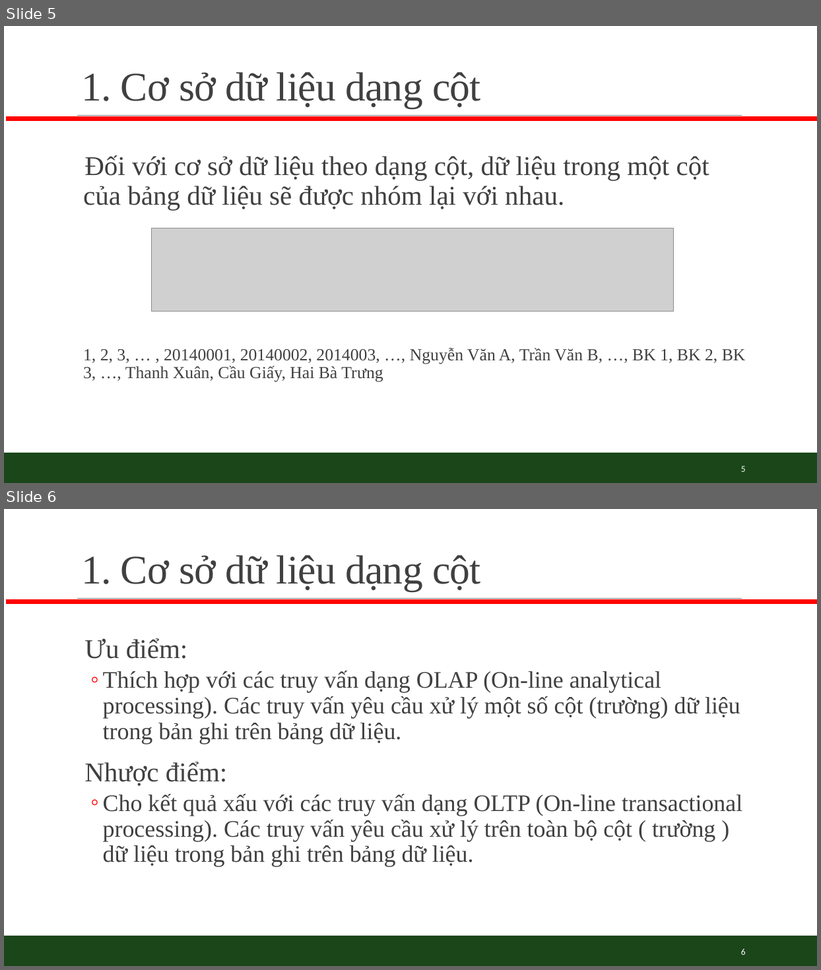
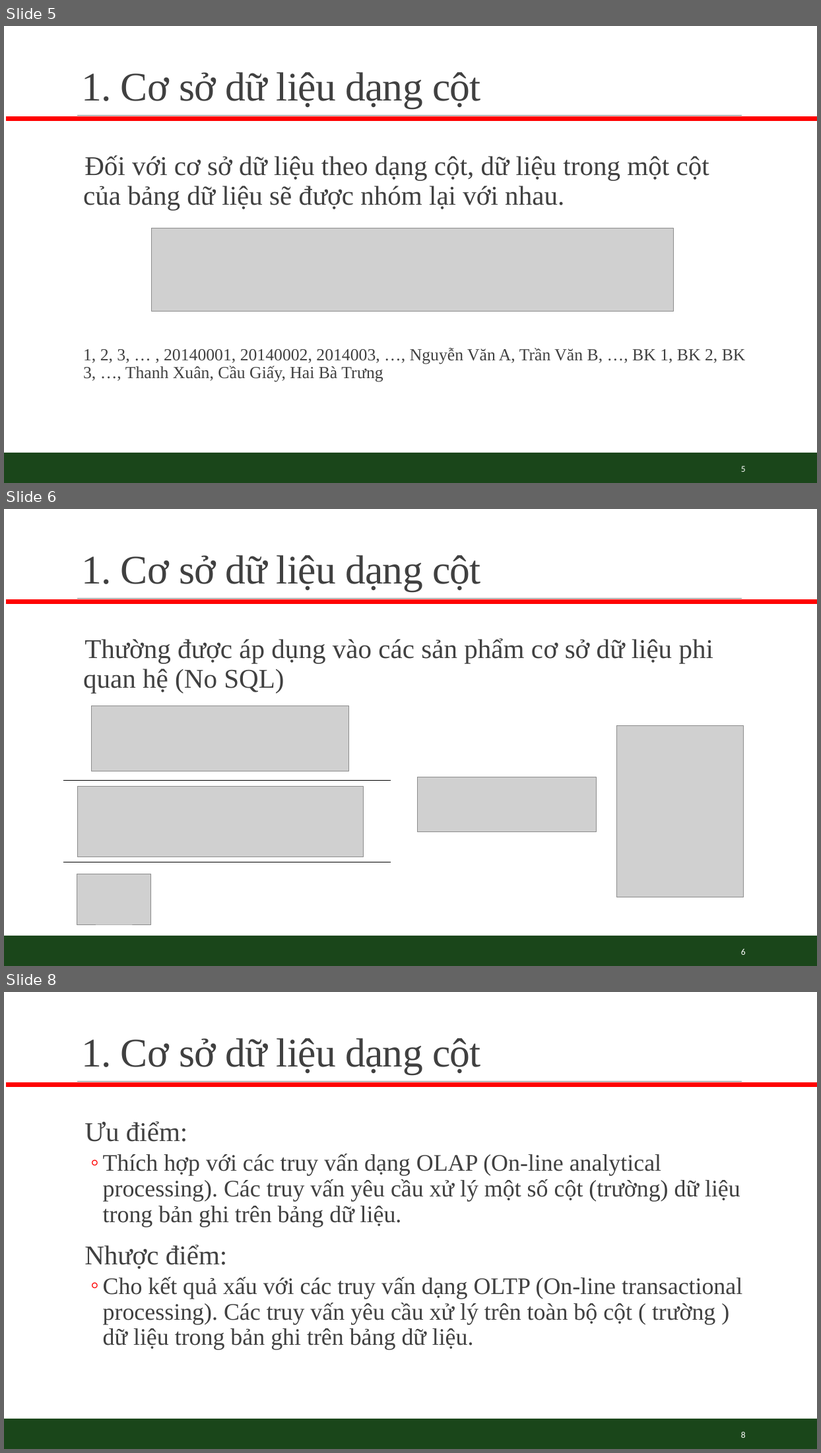
Before and after one commit to dangviethung096/DATN, a slide deck: Slide_DATN.pptx. Shown one above the other, each under a label of ours: slides 5 and 6 before the commit, slides 5, 6 and 8 after it; the slides between them are not shown. The pictures are 821x970 and 821x1453 pixels, drawn with LibreOffice and Linux fonts; fonts in the diff are those of the drawing; grey boxes stand for pictures. Boxes give left, top, right and bottom in pixels: in the first picture for what was removed or moved away, otherwise in the second. Text is boxed around its words. In the diff, an @@ line names an element or a change of style, - is before the commit and + after.

```diff
--- a/Slide_DATN.pptx
+++ b/Slide_DATN.pptx
@@ slide 6 added at (4,509,817,966), background #FFFFFF; not listed: 3 template elements that a slide beside it also shows @@
@@ title added at (81,555,481,591), 48 pt, text #404040 @@
+1. Cơ sở dữ liệu dạng cột
@@ text added at (83,638,714,692), 32 pt, text #404040 @@
+  Thường được áp dụng vào các sản phẩm cơ sở dữ liệu phi quan hệ (No SQL)
@@ picture added at (91,706,349,772) @@
@@ picture added at (617,726,744,898) @@
@@ line added from (63, 780) to (391, 780), #000000 1 pt @@
@@ picture added at (418,778,597,832) @@
@@ picture added at (77,787,363,858) @@
@@ line added from (63, 862) to (391, 862), #000000 1 pt @@
@@ picture added at (77,875,151,925) @@
@@ page number added at (741,949,746,955), 10.5 pt, text #FFFFFF @@
+6
@@ what was slide 6 is now slide 8 @@
@@ page number at (741,1432,746,1438): text changed @@
-6
+8
```
Also in this commit, not shown: 3 slides changed, 4 other slides added.
